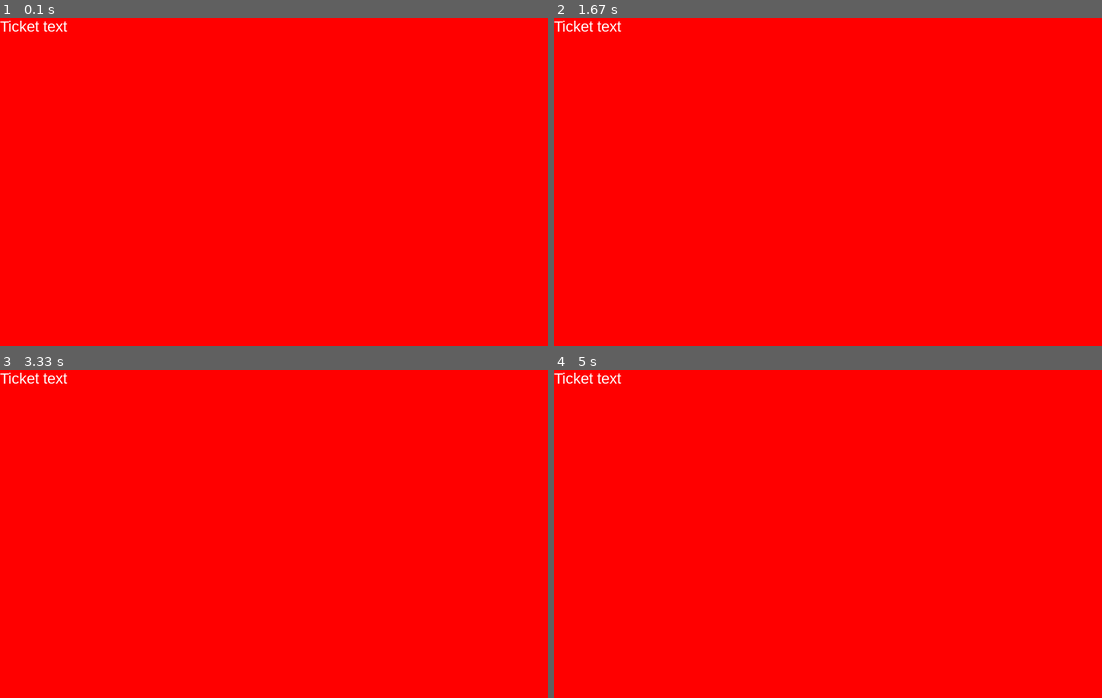
Above: before the commit, frames 1-4 (two rows, left to right).
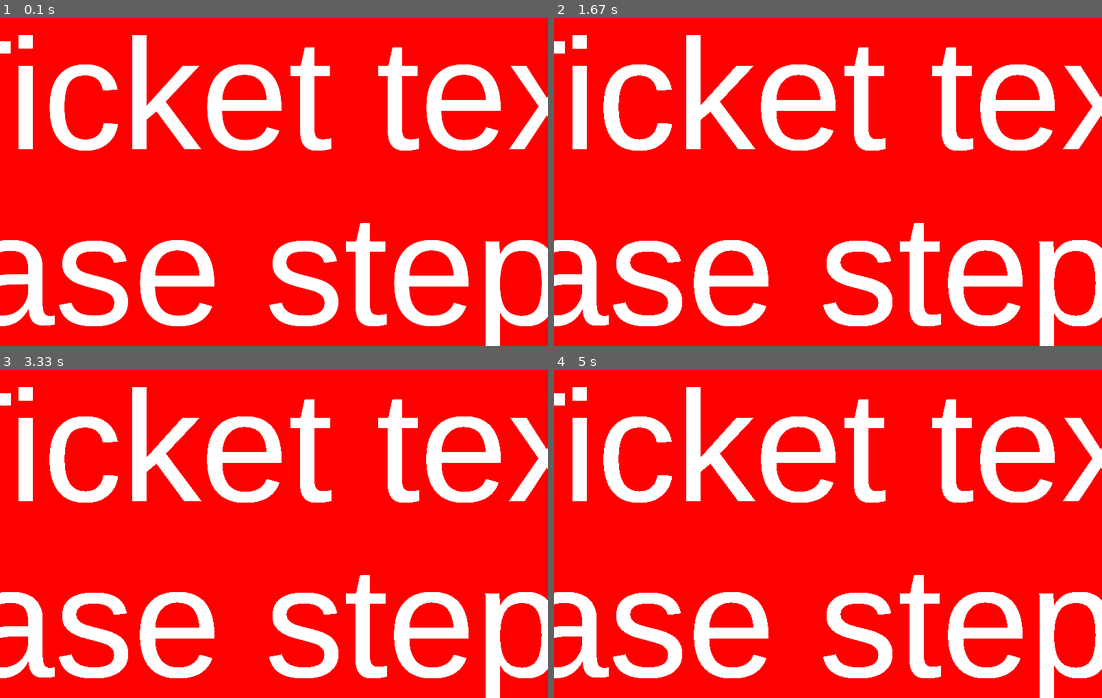
Above: after the commit, the same moments.

Repository: Smatnemo/piticket
Game: pygame game, started from piticket/ticket.py
Same seed, same stepped clock (60 frames per second), same inputs: the game is played once before the commit and once after it.
Inputs:
- Up to frame 1 (0.1 s): no input
- Up to frame 2 (1.67 s): no input
- Up to frame 3 (3.33 s): no input
- Up to frame 4 (5 s): tap Enter at 4.83 s

The runs differ from the first frame. In frame 1, 21% of the frame differs, in the area x 0-100%, y 0-100%; in frame 2, 21%; in frame 3, 21%; in frame 4, 21%.

Commit message:
Created multiline text to surfaces

Diff:
--- a/piticket/ticket.py
+++ b/piticket/ticket.py
@@ -34,7 +34,7 @@
                         start = False
 
                 # change color
-                self.win.show_background()
+                self.win.show_intro()
 
                 pygame.display.update()
                 clk.tick(fps) # Ensure the program will never run more than 40 frames per second
--- a/piticket/utils.py
+++ b/piticket/utils.py
@@ -72,7 +72,6 @@
             hdlr.setLevel(logging.DEBUG)
             root.addHandler(hdlr)
 
-
         # Create a console handler
         hdlr = BlockConsoleHandler(sys.stdout)
         hdlr.setFormatter(logging.Formatter(msgfmt, datefmt))
--- a/piticket/views/background.py
+++ b/piticket/views/background.py
@@ -1,28 +1,101 @@
 import pygame
 
+def multiline_text_to_surfaces(text, color, rect, align='center'):
+    """Return a list of text surfaces(pygame.Surface) and corresponding positions
+    The ``align```parameter can be one of:
+        * top-left
+        * top-center
+        * top-right
+        * center-left
+        * center
+        * center-right
+        * bottom-left
+        * bottom-center
+        * bottom-right
+    """
+    surfaces = []
+    # split text into list of strings using newline character
+    lines = text.splitlines()
+    # Return the longest  string
+    max_line = max(lines, key=len)
+    # Return a SysFont object
+    font = pygame.font.SysFont('nimbussansnarrow',rect.height//len(lines))
+
+    for i, line in enumerate(lines):
+        surface = font.render(line, True, color)
+        if align.endswith('left'):
+            x = rect.left
+        elif align.endswith('center'):
+            x = rect.centerx - surface.get_rect().width//2
+        elif align.endswith('right'):
+            x = rect.right
+        else:
+            raise ValueError("Invalid horizontal argument '{}'".format(align))
+
+        height = surface.get_rect().height
+        if align.startswith('top'):
+            y = rect.top
+        elif align.startswith('center'):
+            y = rect.centery - (len(lines)*height)//2 + height*i
+        elif align.startswith('bottom'):
+            y = rect.bottom - len(lines)*height + i*height
+        else:
+            raise ValueError("Invalid vertical argument '{}'".format(align))
+
+        surfaces.append((surface,(x,y)))
+
+    return surfaces
+
 class Background():
-    def __init__(self, image_name, bg_color=(0,0,0), text_color=(255,255,255)):
+    def __init__(self, image_name,
+                bg_color=(0,0,0),
+                text_color=(255,255,255),
+                font_size=12):
+        """
+        :attr _bg_color: background color
+        :type _bg_color: tuple
+        :attr _text_color: text color
+        :type _text_color: tuple
+        :attr _name: name of the background text to be written
+        :type _name: string
+        :attr _rect: the rectangle of the window
+        :type _rect: pygame.Rect
+        :attr font: is a font object used to render text to pygame surface
+        :type font: pygame.font.SysFont or pygame.font.Font
+
+        """
         self._bg_color = bg_color
-        self._text_color = text_color
 
         self._name = image_name
 
         self._texts = []
-        # Return a SysFont object by passing the name of the font
-        self.font = pygame.font.SysFont('nimbussansnarrow',22)
+        self._text_border = 20 # Distance to other elements
+        self._text_color = text_color
+
+        self.font = None
+        self.font_size = font_size
+
+        self._rect = None
 
     def __str__(self):
-        return "{}".format(self.__class__.__name__)
+        return "{}-{}".format(self._name, self.__class__.__name__)
 
-    def _write_texts(self, text, screen):
+    def _write_texts(self, text, rect=None):
         """Create text surfaces to draw on window surface.
         :param text: text to be written on screen
         :type param: str
+        :param rect: the rect determines the
         """
+        if not rect:
+            # Reduce the size of the screen's rect by self._text_border
+            rect = self._rect.inflate(-self._text_border, -self._text_border)
 
-        self._texts.append(self.font.render(text,True,self._text_color))
-        if self._texts:
-            screen.blit(self._texts[0],(0,0))
+        if rect.height != self.font_size:
+            self.font_size = rect.height
+
+        self._texts.extend(multiline_text_to_surfaces(text, self._text_color,rect))
+        print(self._texts)
+
 
     def set_color(self, color_or_path):
         """Set background color using RGB tuple or path to an image
@@ -38,10 +111,28 @@
         assert len(color) == 3, "Length of 3 is required (RGB tuple)"
         self._text_color = color
 
+    def resize_texts(self, rect=None):
+        """Resize text pygame surfaces"""
+        self._write_texts('Ticket text\nNext Please step forward!', rect)
+
+    def resize(self, screen):
+        """Resize objects to fit to the screen
+        """
+        if self._rect != screen.get_rect():
+            self._rect = screen.get_rect()
+
+        self.resize_texts()
+
     def paint(self, screen):
         screen.fill(self._bg_color)
-        self._write_texts('Ticket text', screen)
+        for text_surface, pos in self._texts:
+            screen.blit(text_surface, pos)
 
+
+
+class VideoBackground():
+    def __init__(self):
+        Background.__init__(self, 'video')
 
 class IntroBackground(Background):
     def __init__(self):
--- a/piticket/views/window.py
+++ b/piticket/views/window.py
@@ -38,7 +38,11 @@
         self.current_background = self.backgrounds.setdefault(str(bkgd), bkgd)
         self.current_background.set_color(self.bg_color)
         self.current_background.set_text_color(self.text_color)
+        self.current_background.resize(self.surface)
         self.current_background.paint(self.surface)
 
-    def show_background(self):
+    def show_video(self):
+        self._update_background(background.VideoBackground())
+
+    def show_intro(self):
         self._update_background(background.IntroBackground())
